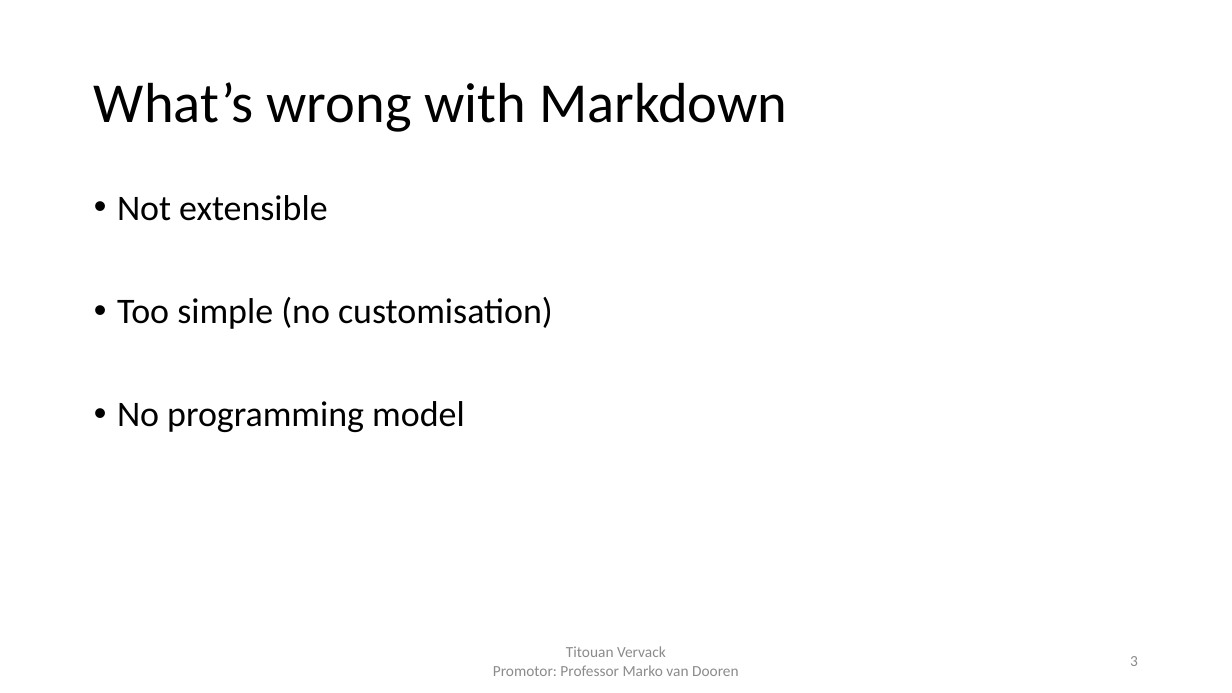
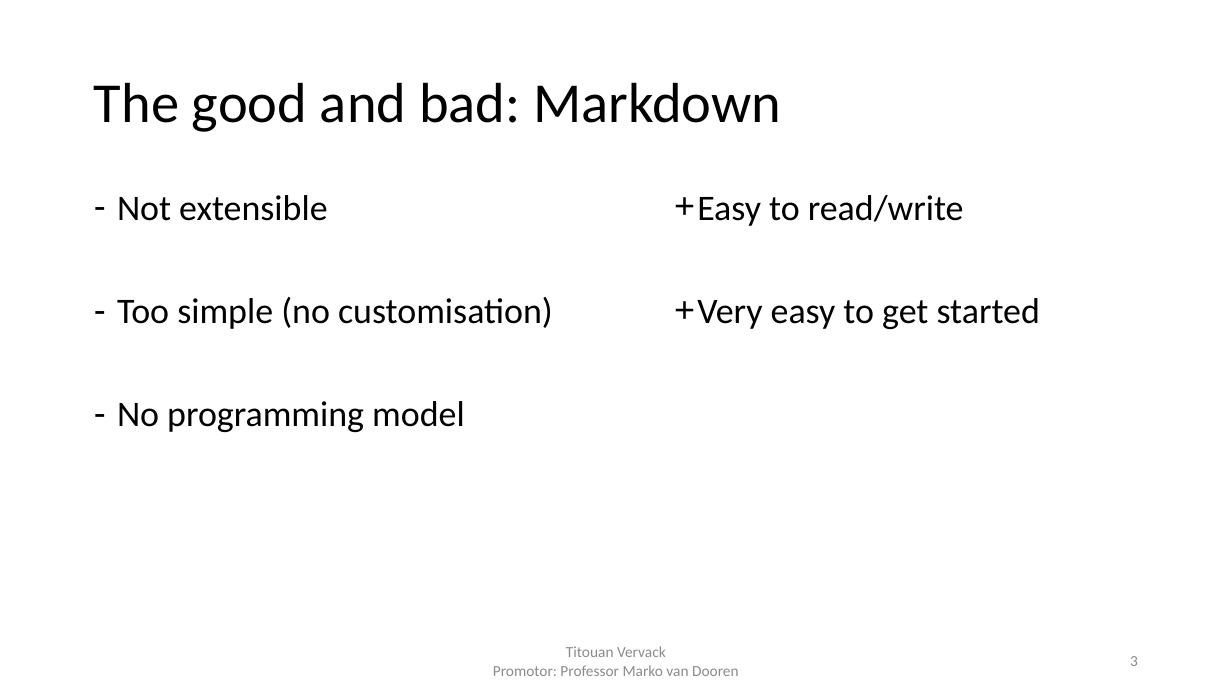
Before and after one commit to FlashYoshi/neio, a slide deck: slide 3 of presentation/Intermediate Presentation.pptx. Drawn at 1232x693 pixels with LibreOffice and Linux fonts; fonts in the diff are those of the drawing. Boxes give left, top, right and bottom in pixels: in the first picture for what was removed or moved away, otherwise in the second. Text is boxed around its words. In the diff, an @@ line names an element or a change of style, - is before the commit and + after.

```diff
--- a/presentation/Intermediate Presentation.pptx
+++ b/presentation/Intermediate Presentation.pptx
@@ title at [94, 82, 781, 132]: text changed @@
-What’s wrong with Markdown
+The good and bad: Markdown
@@ text "Not extensible" at [117, 195, 553, 432]: bullet • to - @@
@@ text added at [697, 195, 1040, 329], 28 pt, text #000000 @@
++ Easy to read/write
++ Very easy to get started
```
Also in this commit, not shown: 2 other slides changed, 1 other file.
